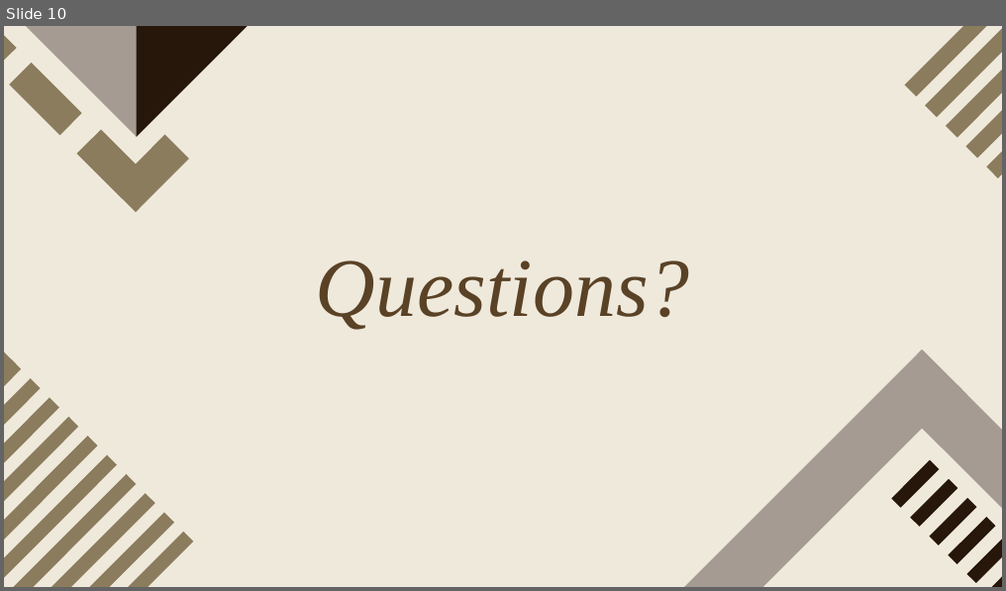
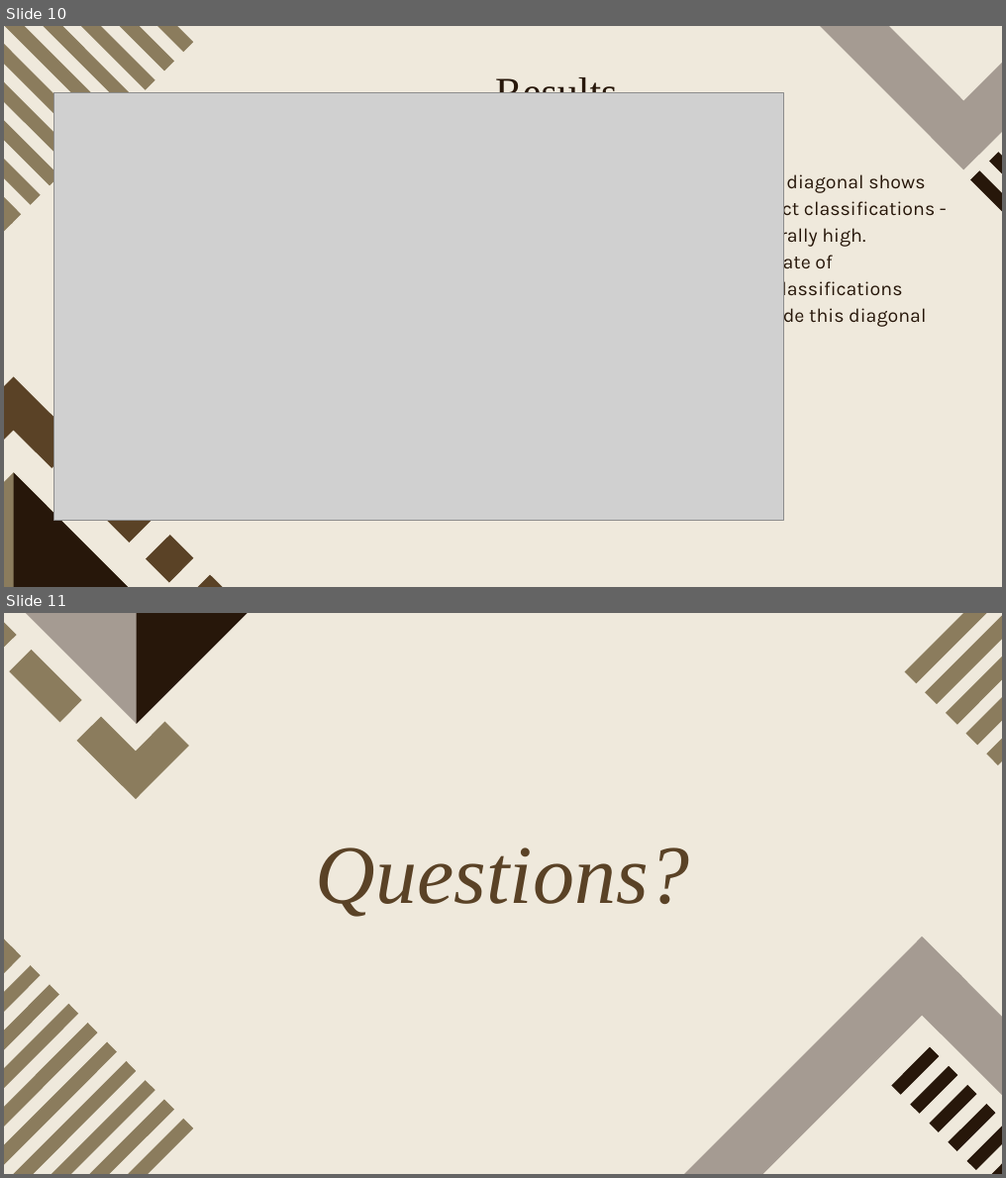
Before and after one commit to Qam1ng/24Fall-ML-CNN-TSR, a slide deck: Machine Learning Final Presentation.pptx. Shown one above the other, each under a label of ours: slide 10 before the commit, slides 10 and 11 after it. The pictures are 1006x591 and 1006x1178 pixels, drawn with LibreOffice and Linux fonts; fonts in the diff are those of the drawing; grey boxes stand for pictures; background and template pictures are left out. Boxes give left, top, right and bottom in pixels: in the first picture for what was removed or moved away, otherwise in the second. Text is boxed around its words. In the diff, an @@ line names an element or a change of style, - is before the commit and + after.

Commit message:
Update Final Presentation

```diff
--- a/Machine Learning Final Presentation.pptx
+++ b/Machine Learning Final Presentation.pptx
@@ slide 10 added at <box>4,26,1002,587</box>, background picture (left out) @@
@@ title added at <box>495,77,617,93</box>, 30 pt, text #27170A @@
+Results
@@ picture added at <box>54,93,784,521</box> @@
@@ group added at <box>4,26,1002,587</box>: 19 freeform shapes @@
@@ subtitle added at <box>738,174,935,328</box>, 14 pt, text #27170A @@
+● Main diagonal shows correct classifications - generally high.
+● Low rate of misclassifications outside this diagonal
@@ what was slide 10 is now slide 11 @@
```
